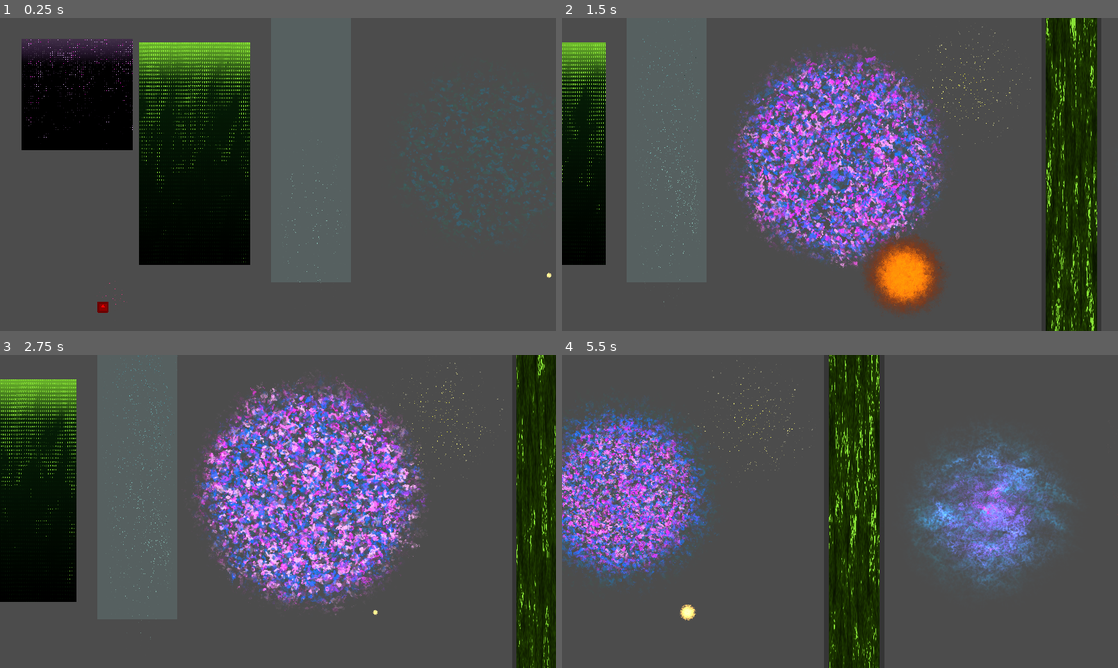
Above: before the commit, frames 1-4 (two rows, left to right).
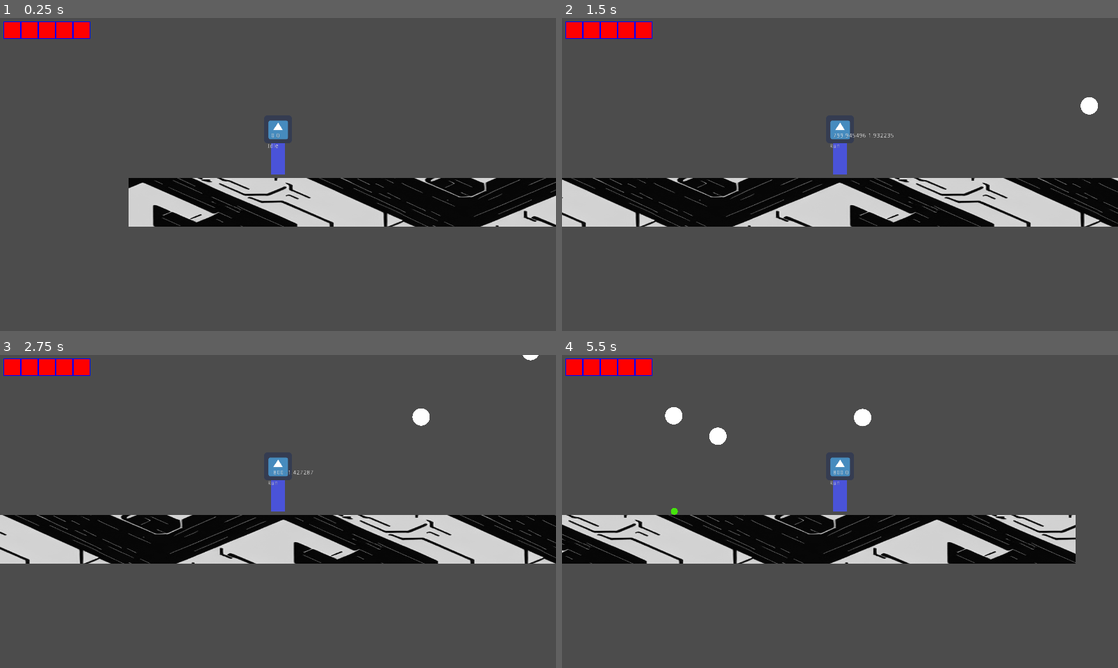
Above: after the commit, the same moments.

Repository: KurzweilTV/AssemblyJam
Game: Godot game, scene res://Test/TestRoom.tscn
The game is run twice, just before and just after one commit, with the same random seed, the same clock (stepped at 60 frames per second) and the same inputs. Before the commit the project starts from res://Test/ShaderShowRoom.tscn. The engine's default icon, where the game draws it, is replaced by a stand-in: a white triangle on a blue panel in a dark square.
Inputs:
- Up to frame 1 (0.25 s): no input
- Up to frame 2 (1.5 s): tap Enter (ui_accept) at 0.5, 0.77 s; hold Right (ui_right) from 0.53 s (still down)
- Up to frame 3 (2.75 s): tap Enter (ui_accept) at 1.52 s; release Right (ui_right) at 2.03 s; hold Left (ui_left) from 2.03 s (still down)
- Up to frame 4 (5.5 s): release Left (ui_left) at 2.78 s; hold Right (ui_right) 2.78-4.28 s; tap Enter (ui_accept) at 3.02, 3.77, 4.52 s; hold Left (ui_left) 4.28-5.03 s; hold Right (ui_right) from 5.03 s (still down)

The runs differ from the first frame. In frame 1, 30% of the frame differs, in the area x 0-100%, y 1-95%; in frame 2, 42%; in frame 3, 43%, in the area x 0-100%, y 0-100%; in frame 4, 34%.

Commit message:
last changes before test build

Diff:
--- a/Enemies/Drone.gd
+++ b/Enemies/Drone.gd
@@ -1,18 +1,20 @@
 extends Enemy
 
-var speedMax = 5000
+var speedMax = 11000
 
 var grenadeScene = preload("res://Enemies/Grenade.tscn")
 
 # Called when the node enters the scene tree for the first time.
 func _ready():
+	$Floatyness.call_deferred("advance",randf()*2.0)
 	set_process(false)
 	pass # Replace with function body.
 
 
 func _process(delta):
-	applied_force += global_position.direction_to(GlobalPlayer.controller.global_position + Vector2(0,-220) ) * delta * 4000
+	applied_force += global_position.direction_to(GlobalPlayer.controller.global_position + Vector2(0,-220) ) * delta * 20000
 	applied_force.y -= applied_force.y * delta
+	applied_force += Vector2(randf()-0.5,randf()-0.5) * 600
 	applied_force = applied_force.limit_length(speedMax)
 
 
@@ -36,17 +38,13 @@
 	pass # Replace with function body.
 
 
-func _on_GroundScanner_body_entered(body):
-	while $GroundScanner.overlaps_body(body):
-		apply_central_impulse(Vector2(rand_range(-200,200), -1490 * (randf()+1.2 ) ))
-		yield(get_tree().create_timer(0.3),"timeout")
-	pass # Replace with function body.
 
 
 func _on_AttackTimer_timeout():
 	if $DetectionRange.get_overlapping_bodies().size()>0:
 		var newAttack = grenadeScene.instance()
+		var targetLoc = Vector2(0,-50) + GlobalPlayer.controller.global_position as Vector2 # where the player at
 		newAttack.global_position = global_position
-		newAttack.apply_central_impulse(lerp(Vector2.UP,global_position.direction_to(Vector2(0,-100)+GlobalPlayer.controller.global_position),0.5) * 500)
+		newAttack.apply_central_impulse(lerp(Vector2.UP,global_position.direction_to(targetLoc),0.7) * min(900,targetLoc.distance_squared_to(global_position)) )
 		get_parent().add_child(newAttack)
 	pass # Replace with function body.
--- a/Enemies/Drone.tscn
+++ b/Enemies/Drone.tscn
@@ -68,9 +68,6 @@
 [sub_resource type="CircleShape2D" id=5]
 radius = 18.0
 
-[sub_resource type="RectangleShape2D" id=6]
-extents = Vector2( 10, 30 )
-
 [sub_resource type="Animation" id=7]
 resource_name = "New Anim"
 length = 6.0
@@ -103,6 +100,12 @@
 "values": [ 1.2 ]
 }
 
+[sub_resource type="PhysicsMaterial" id=10]
+bounce = 1.0
+
+[sub_resource type="CircleShape2D" id=9]
+radius = 80.0
+
 [node name="Drone" type="RigidBody2D"]
 collision_layer = 8
 collision_mask = 264
@@ -134,14 +137,6 @@
 [node name="CollisionShape2D" type="CollisionShape2D" parent="."]
 shape = SubResource( 5 )
 
-[node name="GroundScanner" type="Area2D" parent="."]
-collision_layer = 0
-collision_mask = 256
-
-[node name="CollisionShape2D" type="CollisionShape2D" parent="GroundScanner"]
-position = Vector2( 0, 48 )
-shape = SubResource( 6 )
-
 [node name="Floatyness" type="AnimationPlayer" parent="."]
 autoplay = "New Anim"
 "anims/New Anim" = SubResource( 7 )
@@ -150,7 +145,21 @@
 [node name="AttackTimer" type="Timer" parent="."]
 wait_time = 2.0
 
+[node name="Bumper" type="RigidBody2D" parent="."]
+collision_layer = 0
+collision_mask = 264
+physics_material_override = SubResource( 10 )
+gravity_scale = -1.0
+
+[node name="CollisionShape2D" type="CollisionShape2D" parent="Bumper"]
+shape = SubResource( 9 )
+
+[node name="PinJoint2D" type="PinJoint2D" parent="."]
+node_a = NodePath("..")
+node_b = NodePath("../Bumper")
+bias = 0.45
+softness = 16.0
+
 [connection signal="animation_finished" from="Animator" to="." method="_on_Animator_animation_finished"]
 [connection signal="body_entered" from="DetectionRange" to="." method="_on_DetectionRange_body_entered"]
-[connection signal="body_entered" from="GroundScanner" to="." method="_on_GroundScanner_body_entered"]
 [connection signal="timeout" from="AttackTimer" to="." method="_on_AttackTimer_timeout"]
--- a/Enemies/Grenade.tscn
+++ b/Enemies/Grenade.tscn
@@ -9,6 +9,7 @@
 [node name="Grenade" type="RigidBody2D"]
 collision_layer = 0
 collision_mask = 258
+mass = 8.0
 gravity_scale = 2.0
 contacts_reported = 2
 contact_monitor = true
--- a/Enemies/HitBox.tscn
+++ b/Enemies/HitBox.tscn
@@ -3,6 +3,8 @@
 [ext_resource path="res://Enemies/HitBox.gd" type="Script" id=1]
 
 [node name="HitBox" type="Area2D"]
+collision_layer = 0
+collision_mask = 4
 script = ExtResource( 1 )
 
 [connection signal="area_entered" from="." to="." method="_on_HitBox_area_entered"]
--- a/Test/TestRoom.tscn
+++ b/Test/TestRoom.tscn
@@ -1,17 +1,12 @@
-[gd_scene load_steps=8 format=2]
+[gd_scene load_steps=6 format=2]
 
 [ext_resource path="res://Player/Player.tscn" type="PackedScene" id=1]
-[ext_resource path="res://Test/ElectricFence.tscn" type="PackedScene" id=2]
+[ext_resource path="res://Resources/NoiseTextures/experimental_texture006.png" type="Texture" id=2]
 [ext_resource path="res://Test/TestRoom.gd" type="Script" id=3]
 [ext_resource path="res://Enemies/Drone.tscn" type="PackedScene" id=4]
 
-[sub_resource type="OpenSimplexNoise" id=2]
-
-[sub_resource type="NoiseTexture" id=3]
-noise = SubResource( 2 )
-
 [sub_resource type="RectangleShape2D" id=1]
-extents = Vector2( 600, 56 )
+extents = Vector2( 1200, 56 )
 
 [node name="TestRoom" type="Node2D"]
 script = ExtResource( 3 )
@@ -22,19 +17,23 @@
 collision_mask = 10
 
 [node name="Polygon2D" type="Polygon2D" parent="Floor"]
-texture = SubResource( 3 )
+scale = Vector2( 2, 1 )
+texture = ExtResource( 2 )
 polygon = PoolVector2Array( -600, -56, -600, 56, 600, 56, 600, -56 )
 
 [node name="CollisionShape2D" type="CollisionShape2D" parent="Floor"]
 shape = SubResource( 1 )
 
 [node name="Player" parent="Floor" instance=ExtResource( 1 )]
-position = Vector2( 6, -106 )
-
-[node name="ElectricFence" parent="." instance=ExtResource( 2 )]
-position = Vector2( -344, 8 )
+position = Vector2( -856, -104 )
 
 [node name="Drone" parent="." instance=ExtResource( 4 )]
-position = Vector2( 336, -168 )
+position = Vector2( 432, -80 )
+
+[node name="Drone2" parent="." instance=ExtResource( 4 )]
+position = Vector2( 576, -376 )
+
+[node name="Drone3" parent="." instance=ExtResource( 4 )]
+position = Vector2( 1064, -264 )
 
 [node name="Timer" type="Timer" parent="."]
--- a/project.godot
+++ b/project.godot
@@ -45,7 +45,7 @@
 [application]
 
 config/name="AssemblyJam"
-run/main_scene="res://Test/ShaderShowRoom.tscn"
+run/main_scene="res://Test/TestRoom.tscn"
 config/icon="res://icon.png"
 
 [autoload]
Not shown: 1 places in Enemies/Drone.tscn that only renumber resources
